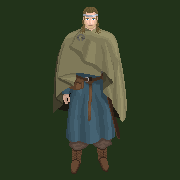
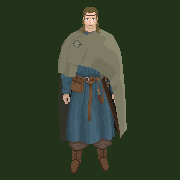
Layers edited between the first and the second 180×180 image:
added layer "cloak" above "baldric" over [left=58, top=28, right=127, bottom=142]
added layer "baldric" above "you" over [left=76, top=31, right=123, bottom=138]
painted on "you" over [left=53, top=12, right=127, bottom=141]
